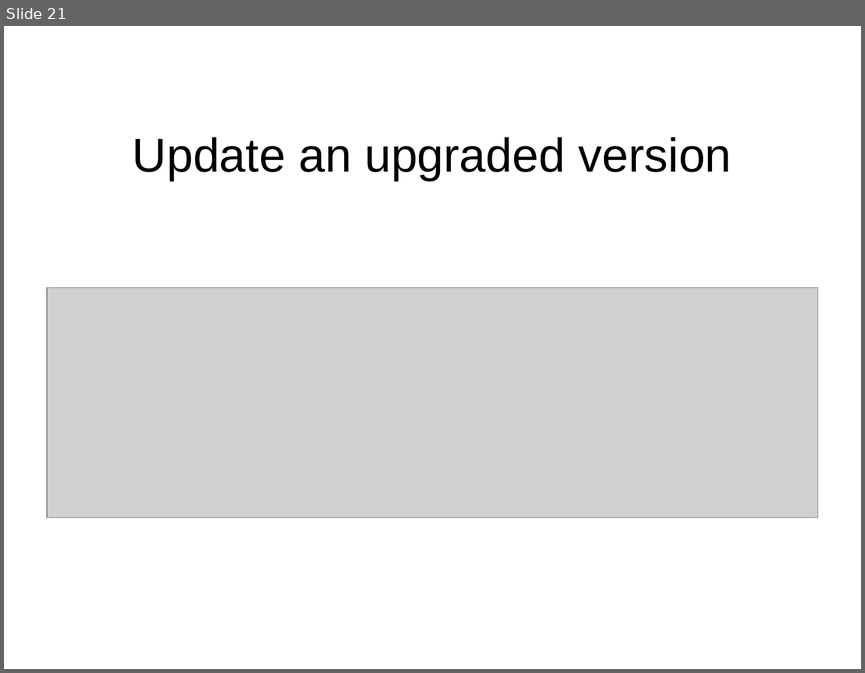
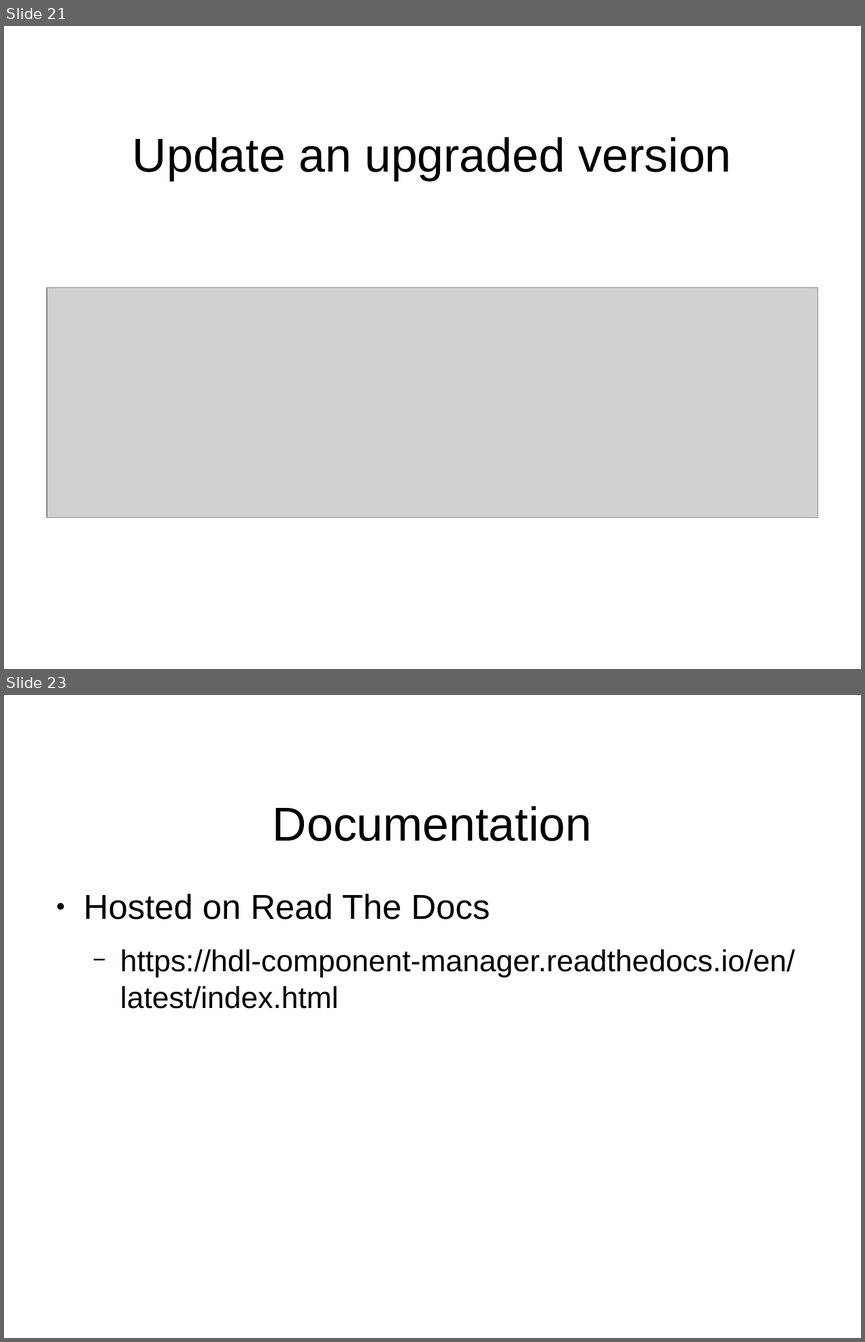
Before and after one commit to jeremiah-c-leary/hdl-component-manager, a slide deck: docs/presentations/hdl-component-manager.odp. Shown one above the other, each under a label of ours: slide 21 before the commit, slides 21 and 23 after it; the slides between them are not shown. The pictures are 865x673 and 865x1342 pixels, drawn with LibreOffice and Linux fonts; fonts in the diff are those of the drawing; grey boxes stand for pictures; background and template pictures are left out. Boxes give left, top, right and bottom in pixels: in the first picture for what was removed or moved away, otherwise in the second. Text is boxed around its words. In the diff, an @@ line names an element or a change of style, - is before the commit and + after.

```diff
--- a/docs/presentations/hdl-component-manager.odp
+++ b/docs/presentations/hdl-component-manager.odp
@@ slide 23 added at [4,695,861,1338], background #FFFFFF @@
@@ title added at [273,806,592,841], 44 pt, text #000000 @@
+Documentation
@@ text added at [84,894,795,1008], 28 pt, text #000000 @@
+● Hosted on Read The Docs
+  − https://hdl-component-manager.readthedocs.io/en/latest/index.html
```
Also in this commit, not shown: 2 slides changed, 1 other slide added, 3 other files.
